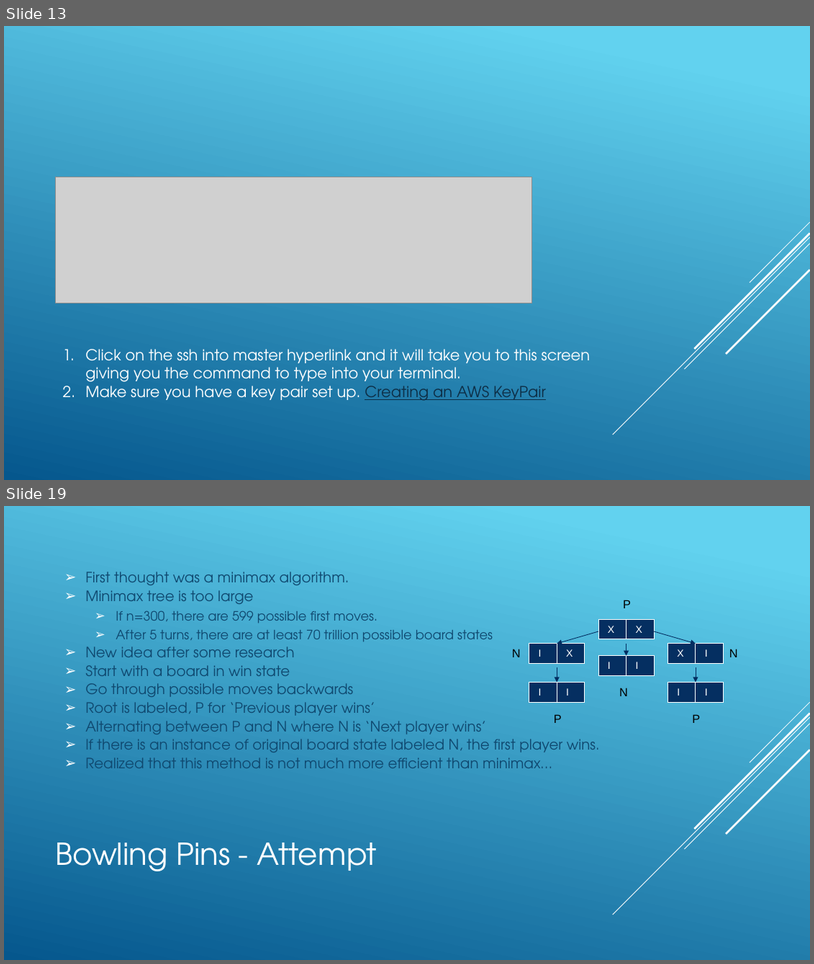
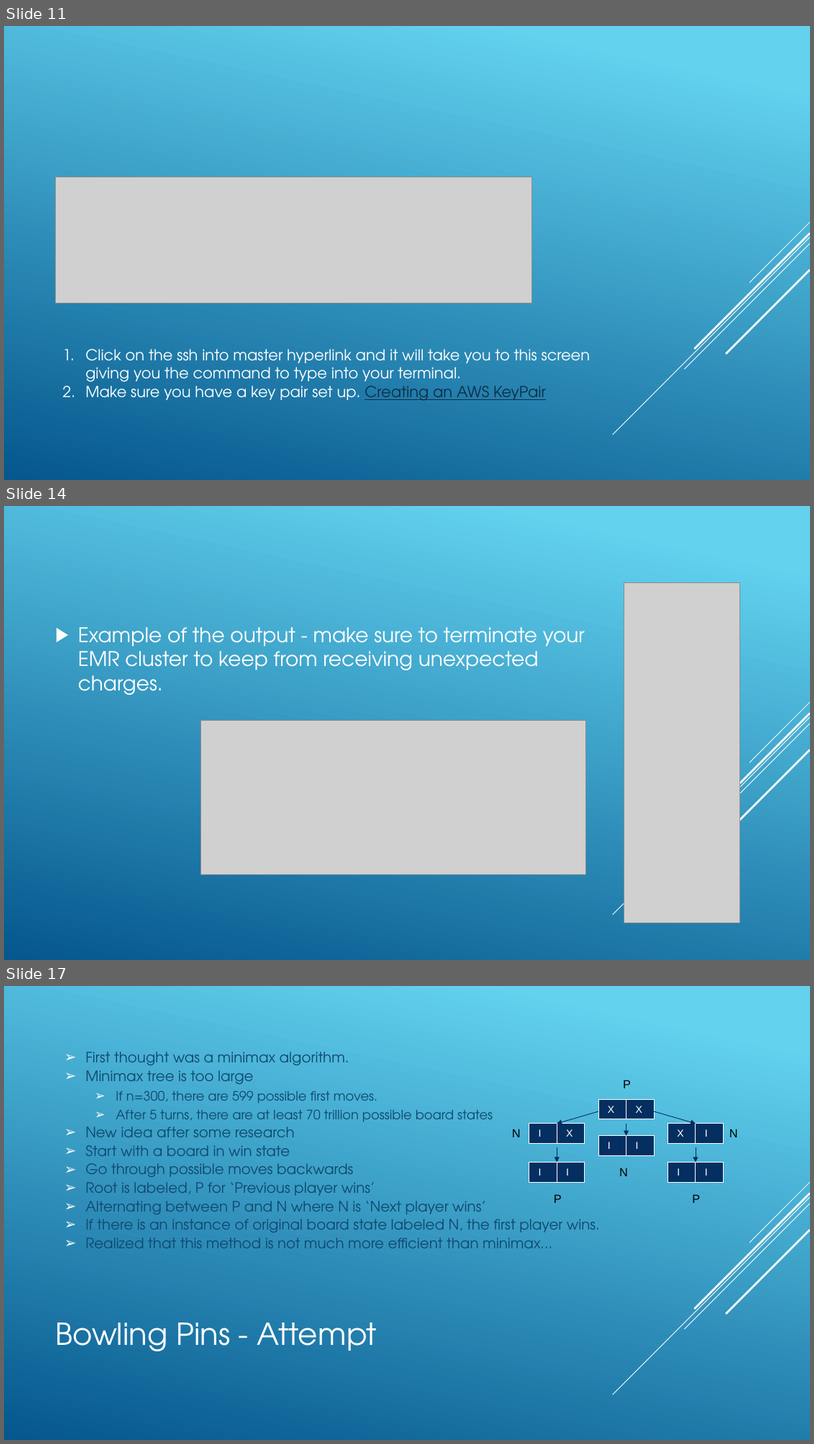
Before and after one commit to revature-scalawags/Project2-Group6, a slide deck: Group Twitter Stream - Project1.pptx. Shown one above the other, each under a label of ours: slides 13 and 19 before the commit, slides 11, 14 and 17 after it; the slides between them are not shown. The pictures are 814x964 and 814x1444 pixels, drawn with LibreOffice and Linux fonts; fonts in the diff are those of the drawing; grey boxes stand for pictures. Boxes give left, top, right and bottom in pixels: in the first picture for what was removed or moved away, otherwise in the second. Text is boxed around its words. In the diff, an @@ line names an element or a change of style, - is before the commit and + after.

```diff
--- a/Group Twitter Stream - Project1.pptx
+++ b/Group Twitter Stream - Project1.pptx
@@ slide 14 added at box(4, 506, 810, 960), background gradient #62D2EF to #05578D; not listed: 5 template elements that a slide beside it also shows @@
@@ picture added at box(625, 583, 741, 922) @@
@@ text added at box(78, 627, 585, 695), 24 pt, text #FFFFFF @@
+▶ Example of the output - make sure to terminate your EMR cluster to keep from receiving unexpected charges.
@@ picture added at box(201, 720, 586, 874) @@
@@ what was slide 13 is now slide 11 @@
@@ what was slide 19 is now slide 17 @@
```
Also in this commit, not shown: 4 slides changed, 2 other slides added, 5 slides removed, 1 other file.
